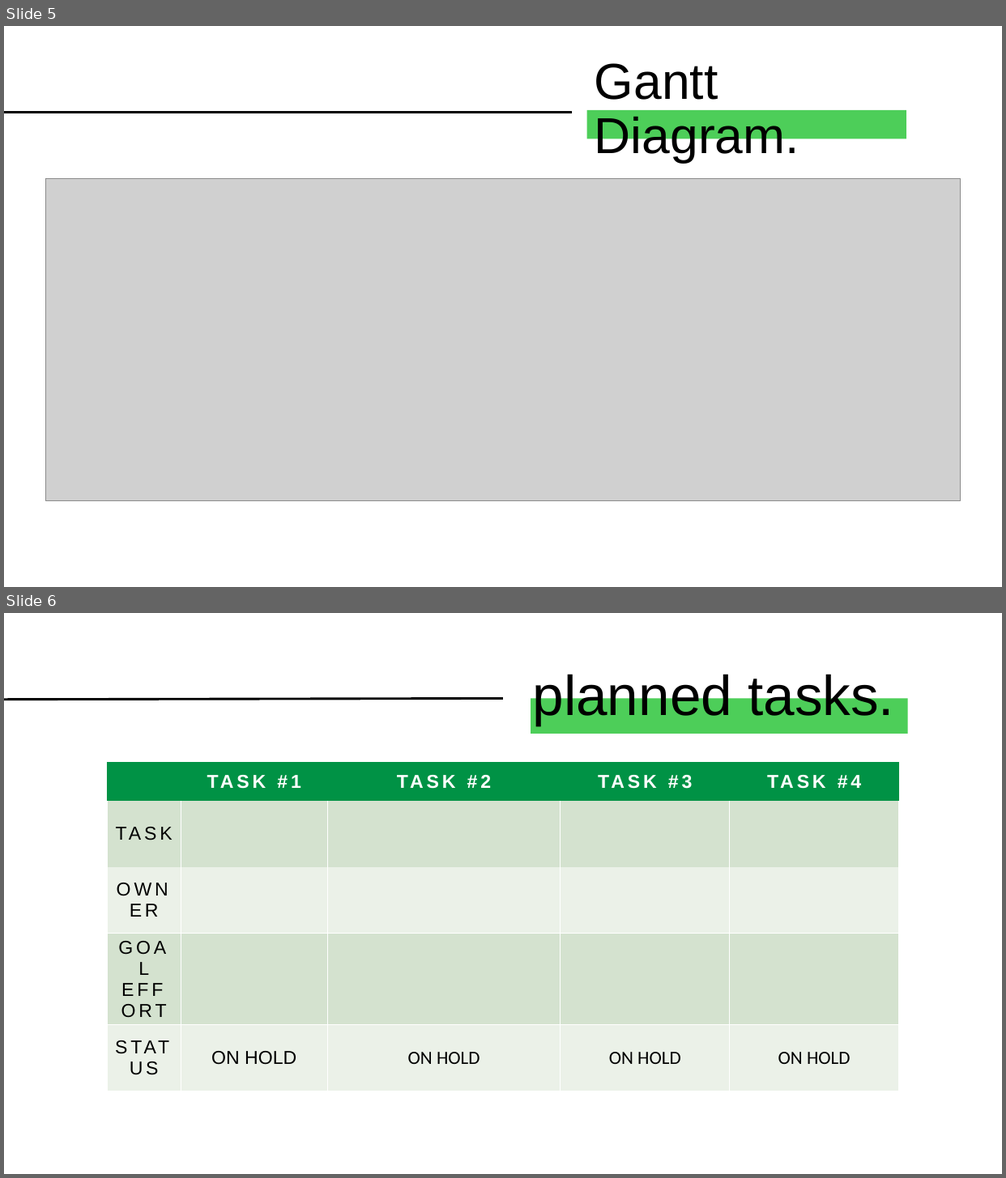
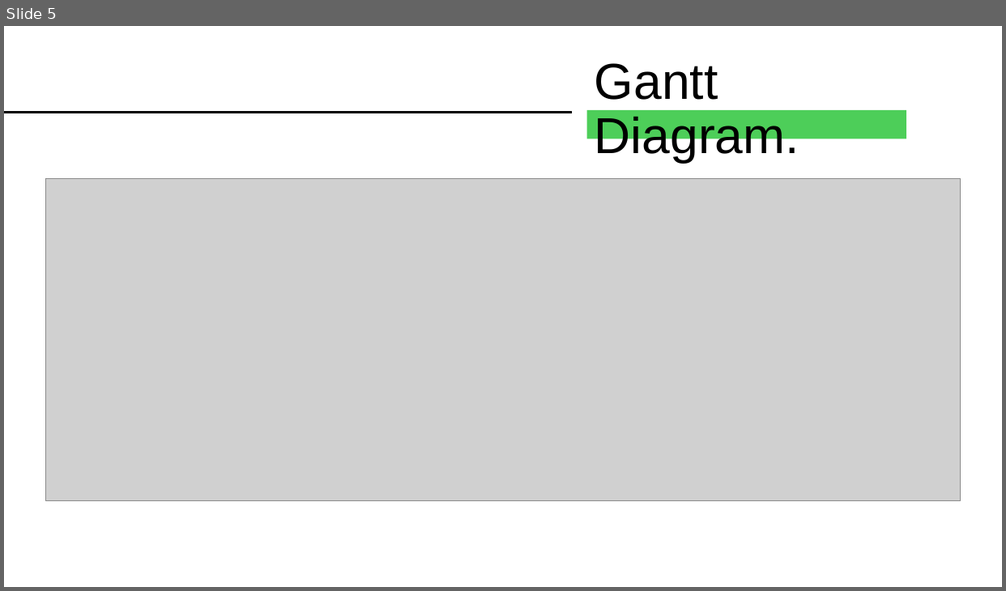
Before and after one commit to carladrim/carladrim.github.io, a slide deck: Sprint 1 - Testes/Testes 4.pptx. Shown one above the other, each under a label of ours: slides 5 and 6 before the commit, slide 5 after it. The pictures are 1006x1178 and 1006x591 pixels, drawn with LibreOffice and Linux fonts; fonts in the diff are those of the drawing; grey boxes stand for pictures. Boxes give left, top, right and bottom in pixels: in the first picture for what was removed or moved away, otherwise in the second. Text is boxed around its words. In the diff, an @@ line names an element or a change of style, - is before the commit and + after.

```diff
--- a/Sprint 1 - Testes/Testes 4.pptx
+++ b/Sprint 1 - Testes/Testes 4.pptx
@@ slide 6 removed at bbox=[4, 613, 1002, 1174], background #FFFFFF @@
@@ title removed at bbox=[533, 671, 894, 726] @@
-planned tasks.
@@ line removed from (4, 699) to (503, 698) @@
@@ rectangle removed at bbox=[531, 698, 908, 734] @@
@@ table removed at bbox=[108, 763, 899, 1076], 5 rows, 5 columns @@
- | TASK #1 | TASK #2 | TASK #3 | TASK #4
-TASK |  |  |  | 
-OWNER |  |  |  | 
-GOAL / EFFORT |  |  |  | 
-STATUS | ON HOLD | ON HOLD | ON HOLD | ON HOLD
```
Also in this commit, not shown: 1 slide added, 1 other slide removed.
